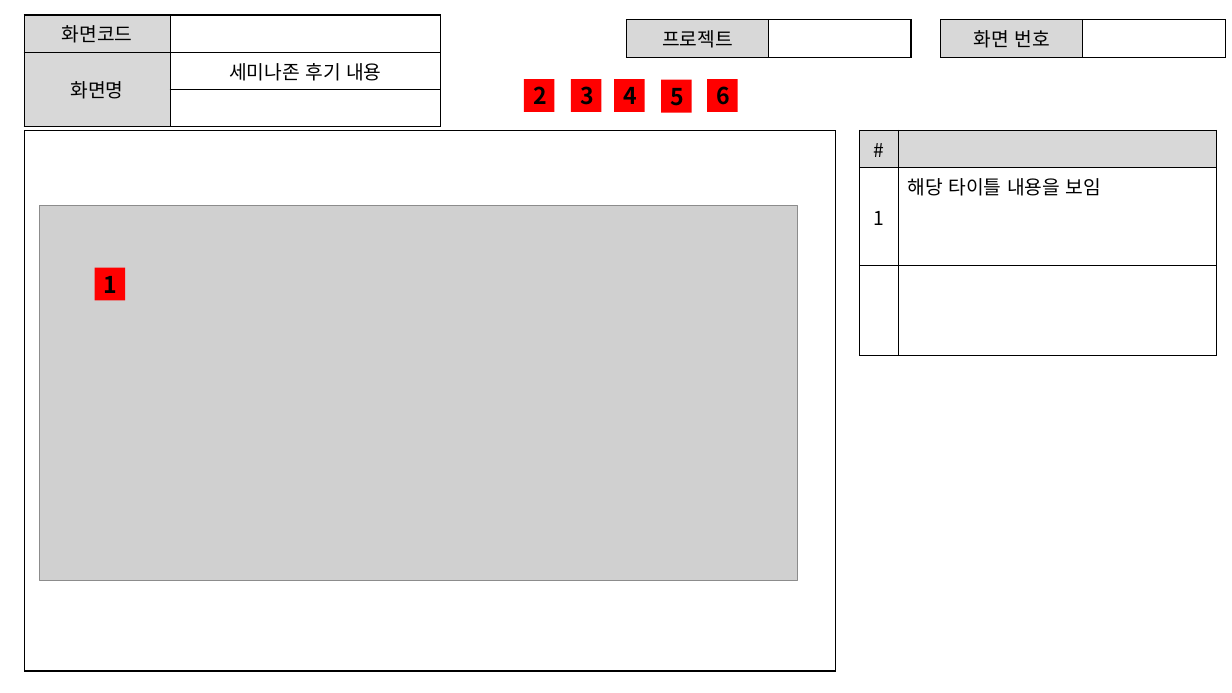
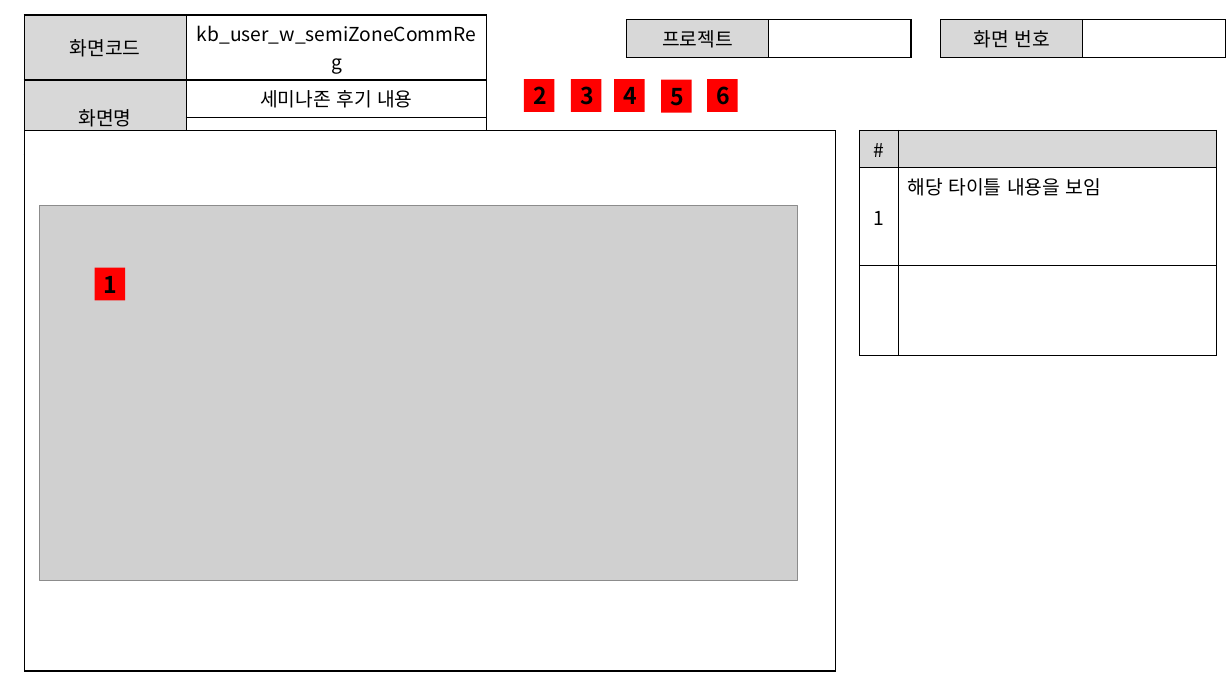
Before and after one commit to ezenteam2/e-Zone, a slide deck: slide 11 of 0 발표용 파워포인트/project05 - 파워포인트 종합 - 기범.pptx. Drawn at 1232x693 pixels with LibreOffice and Linux fonts; fonts in the diff are those of the drawing; grey boxes stand for pictures. Boxes give left, top, right and bottom in pixels: in the first picture for what was removed or moved away, otherwise in the second. Text is boxed around its words. In the diff, an @@ line names an element or a change of style, - is before the commit and + after.

```diff
--- a/0 발표용 파워포인트/project05 - 파워포인트 종합 - 기범.pptx
+++ b/0 발표용 파워포인트/project05 - 파워포인트 종합 - 기범.pptx
@@ table at (24, 15, 486, 135) @@
-row 1, column 2: 
+row 1, column 2: kb_user_w_semiZoneCommReg
@@ table: place and size @@
-table at (24, 15, 441, 112)
+table at (24, 15, 486, 135)
```
Also in this commit, not shown: 15 other slides changed, 4 other files.
